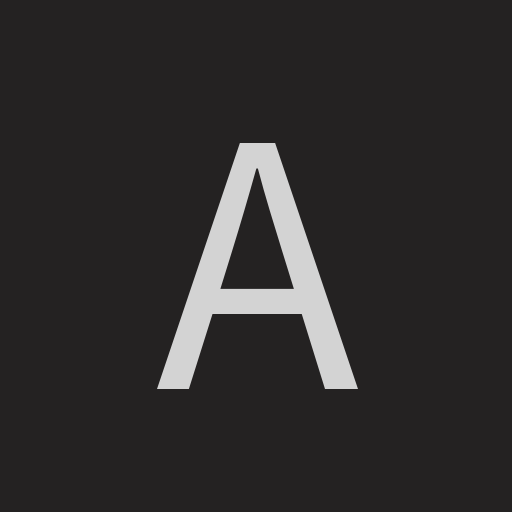
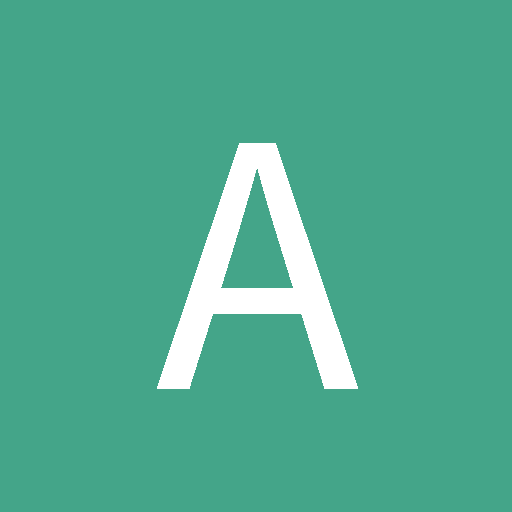
Layered file, before and after one edit (512x512). Changes by layer:
painted on "A" over [left=157, top=143, right=358, bottom=389]
painted on "Background" over [left=0, top=0, right=512, bottom=512]
